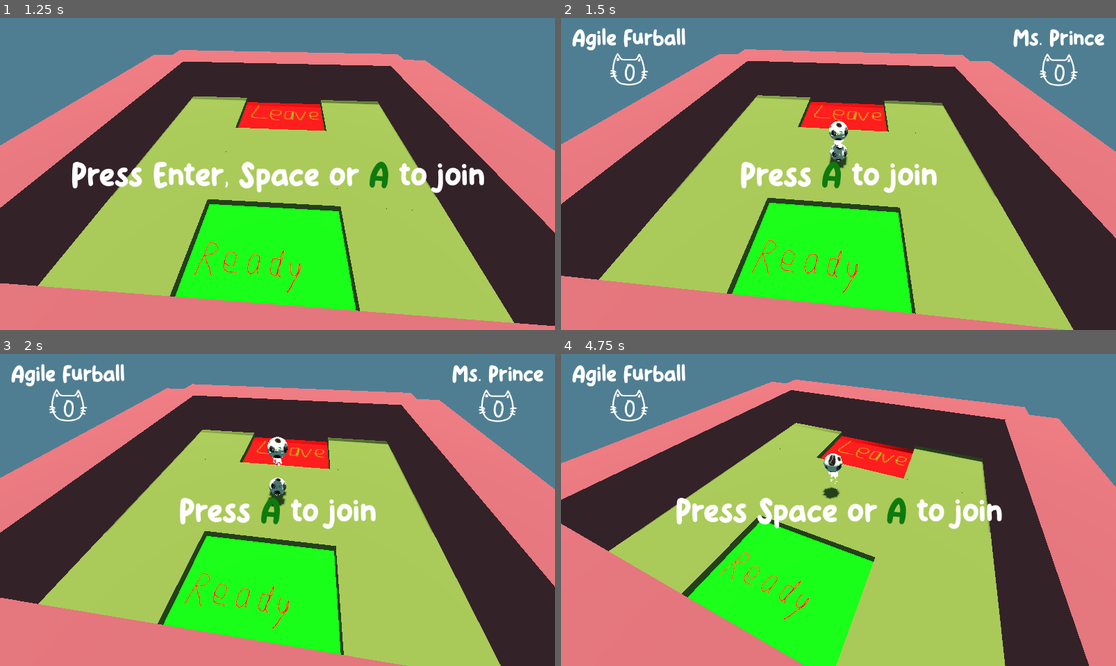
Above: before the commit, frames 1-4 (two rows, left to right).
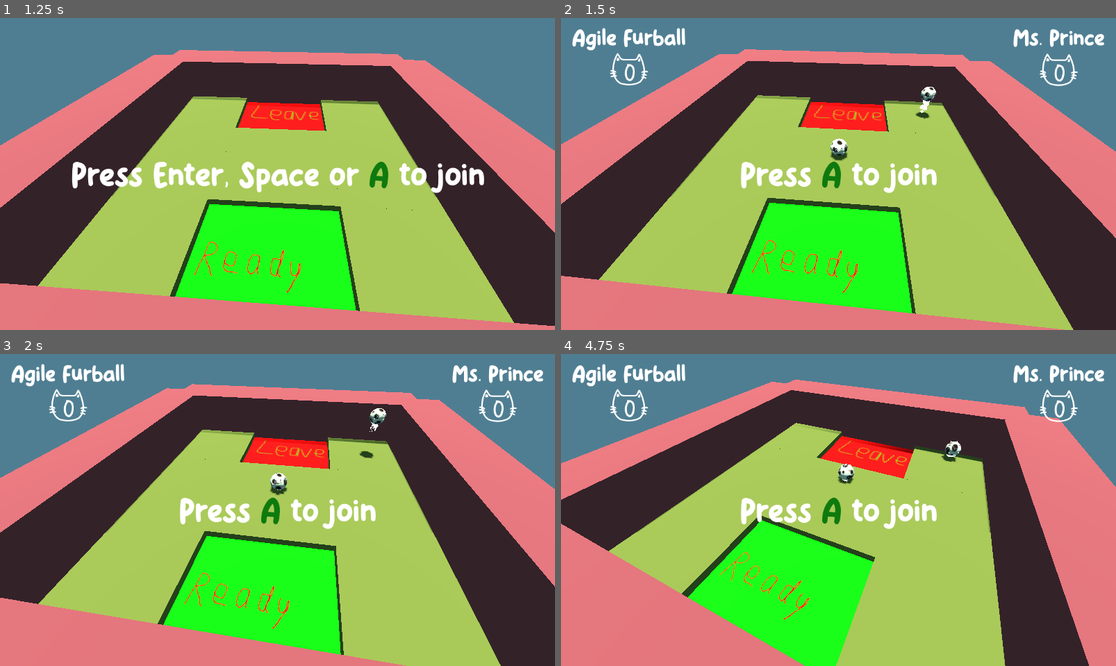
Above: after the commit, the same moments.

Repository: HedgeLizards/ggj24
Game: Godot game, scene res://scenes/start.tscn
The game is run twice, just before and just after one commit, with the same random seed, the same clock (stepped at 60 frames per second) and the same inputs.
Inputs (mouse positions are in pixels of both pictures, inside the frame that each line leads up to):
- Up to frame 1 (1.25 s): click "Play" at 0.5 s
- Up to frame 2 (1.5 s): tap Enter at 1.25 s; move the mouse to (960, 158) at 1.27 s; tap W (join_0) at 1.35 s
- Up to frame 3 (2 s): no input
- Up to frame 4 (4.75 s): move the mouse to (727, 525) at 2.02 s; tap one key every 0.75 s from 2.1 s: Up (join_1) M W (join_0) Up (join_1); move the mouse to (894, 441) at 2.77 s; move the mouse to (810, 572) at 3.52 s; move the mouse to (1005, 556) at 4.27 s

Frame 1 is identical in both runs. In frame 2, 0.5% of the frame differs, in the area x 48-68%, y 22-49%; in frame 3, 0.7%; in frame 4, 3.7%, in the area x 20-98%, y 3-57%.

Commit message:
multiple spawn positions

Diff:
--- a/code/main.gd
+++ b/code/main.gd
@@ -51,7 +51,8 @@
 	var cat = Cat.instantiate()
 	cat.player_id = id
 	%Players.add_child(cat)
-	cat.go_to(Vector3(0, 5, 0))
+	#$Level/Lobby/Spawns.get_children().pick_random()
+	cat.go_to($Level/Lobby/Spawns.get_children().pick_random().position)
 	update_join_notice()
 
 func _on_in_game_body_exited(body):
--- a/scenes/levels/lobby.tscn
+++ b/scenes/levels/lobby.tscn
@@ -34,16 +34,25 @@
 [node name="Spawns" type="Node3D" parent="."]
 
 [node name="Node3D" type="Node3D" parent="Spawns"]
-transform = Transform3D(1, 0, 0, 0, 1, 0, 0, 0, 1, 2, 5, 0)
+transform = Transform3D(1, 0, 0, 0, 1, 0, 0, 0, 1, 25, 5, 0)
 
 [node name="Node3D2" type="Node3D" parent="Spawns"]
-transform = Transform3D(1, 0, 0, 0, 1, 0, 0, 0, 1, -2, 5, 0)
+transform = Transform3D(1, 0, 0, 0, 1, 0, 0, 0, 1, -30, 5, 0)
 
 [node name="Node3D3" type="Node3D" parent="Spawns"]
-transform = Transform3D(1, 0, 0, 0, 1, 0, 0, 0, 1, 0, 5, 2)
+transform = Transform3D(1, 0, 0, 0, 1, 0, 0, 0, 1, 30, 5, 30)
 
 [node name="Node3D4" type="Node3D" parent="Spawns"]
 transform = Transform3D(1, 0, 0, 0, 1, 0, 0, 0, 1, 0, 5, -2)
+
+[node name="Node3D5" type="Node3D" parent="Spawns"]
+transform = Transform3D(1, 0, 0, 0, 1, 0, 0, 0, 1, -33, 5, 30)
+
+[node name="Node3D6" type="Node3D" parent="Spawns"]
+transform = Transform3D(1, 0, 0, 0, 1, 0, 0, 0, 1, 30, 5, -30)
+
+[node name="Node3D7" type="Node3D" parent="Spawns"]
+transform = Transform3D(1, 0, 0, 0, 1, 0, 0, 0, 1, -30, 10, -30)
 
 [node name="Ready" type="Node3D" parent="."]
 transform = Transform3D(1, 0, 0, 0, 1, 0, 0, 0, 1, 0, 0, 32)
